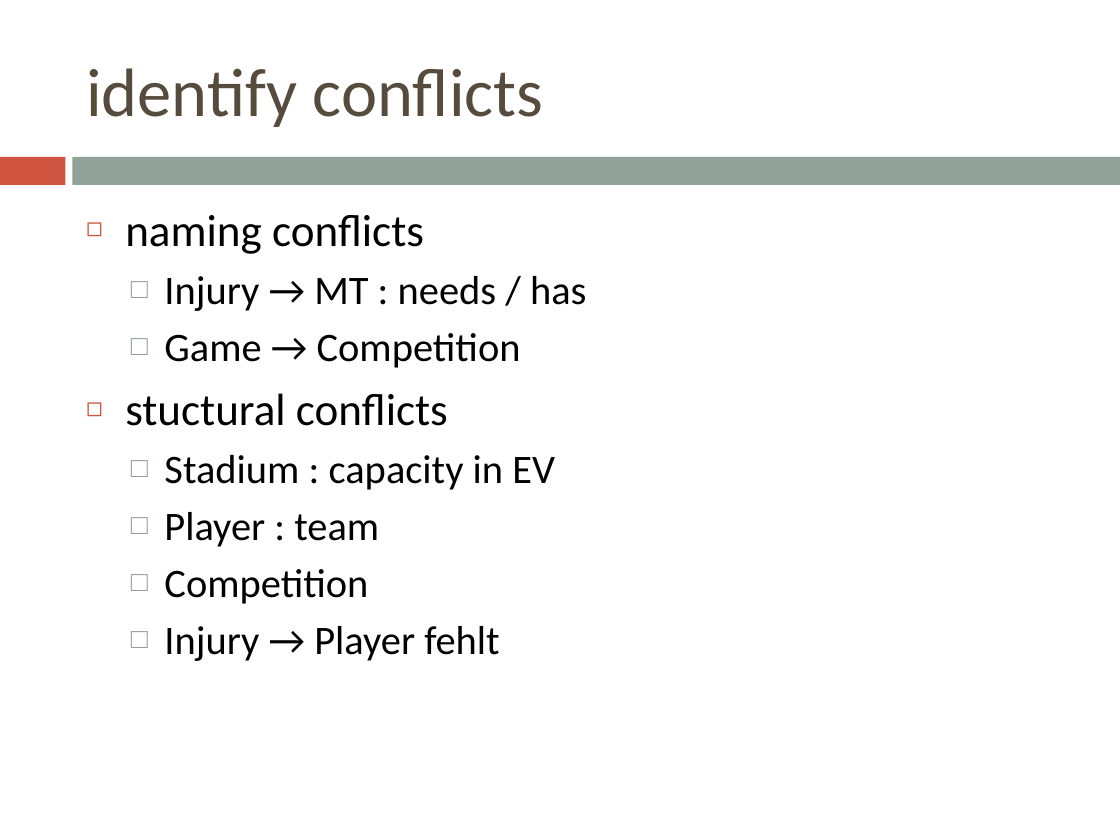
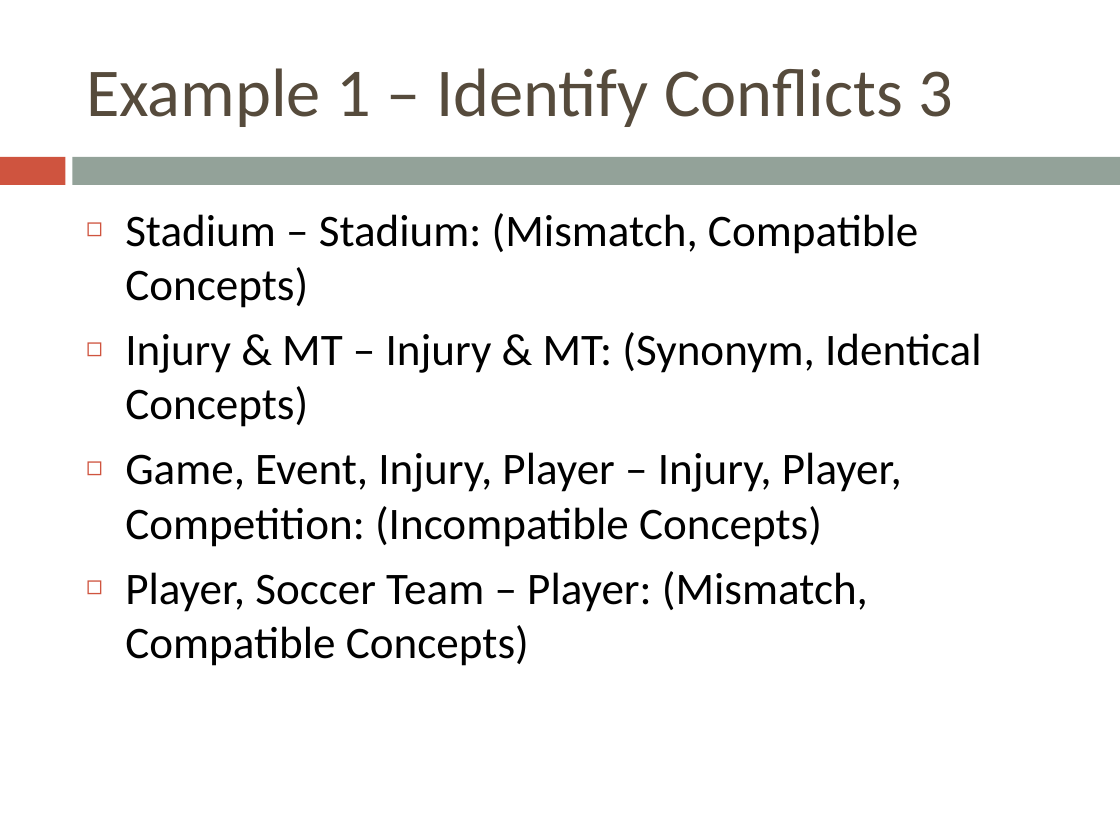
Before and after one commit to bugxd/DBTech, a slide deck: slide 6 of Assignment_4.pptx (slide 3 before the commit). Drawn at 1120x840 pixels with LibreOffice and Linux fonts; fonts in the diff are those of the drawing. Boxes give left, top, right and bottom in pixels: in the first picture for what was removed or moved away, otherwise in the second. Text is boxed around its words. In the diff, an @@ line names an element or a change of style, - is before the commit and + after.

```diff
--- a/Assignment_4.pptx
+++ b/Assignment_4.pptx
@@ title at [86,68,953,127]: text changed @@
-identify conflicts
+Example 1 – Identify Conflicts 3
@@ text at [125,213,982,666]: text changed; size 26 to 29 pt @@
-◻ naming conflicts
-  □ Injury → MT : needs / has
-  □ Game → Competition
-◻ stuctural conflicts
-  □ Stadium : capacity in EV
-  □ Player : team
-  □ Competition
-  □ Injury → Player fehlt
+◻ Stadium – Stadium: (Mismatch, Compatible Concepts)
+◻ Injury & MT – Injury & MT: (Synonym, Identical Concepts)
+◻ Game, Event, Injury, Player – Injury, Player, Competition: (Incompatible Concepts)
+◻ Player, Soccer Team – Player: (Mismatch, Compatible Concepts)
```
Also in this commit, not shown: 3 slides added, 10 other files.
